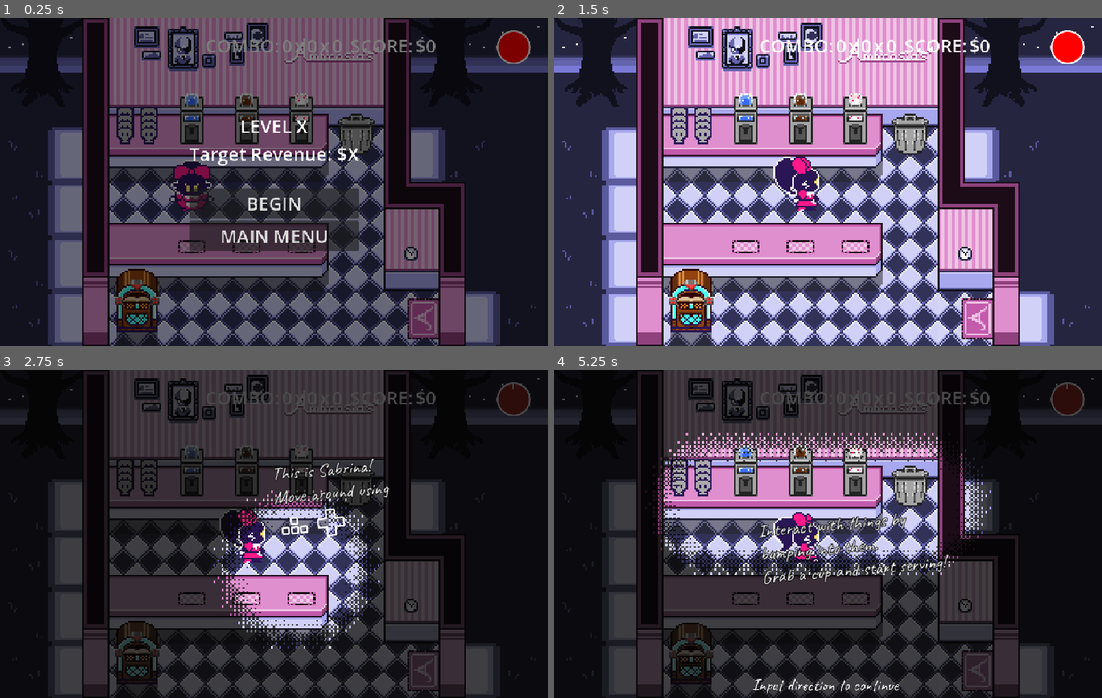
Above: before the commit, frames 1-4 (two rows, left to right).
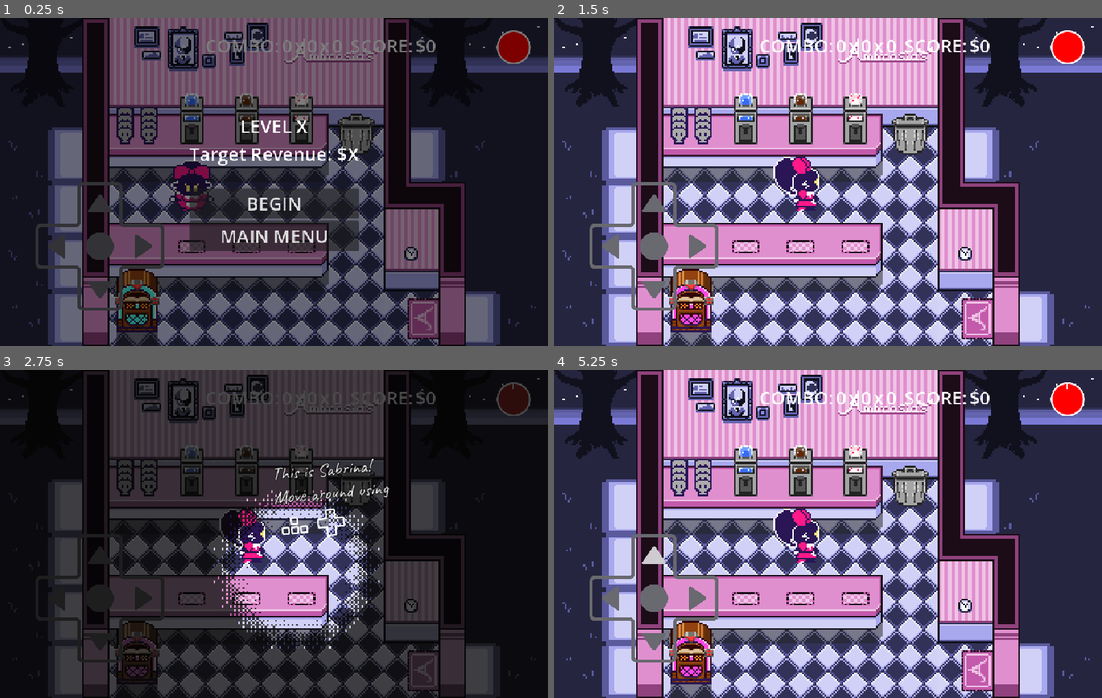
Above: after the commit, the same moments.

Repository: paperman5/godot-wild-95
Game: Godot game, scene res://map/levels/level_1.tscn
Same seed, same stepped clock (60 frames per second), same inputs: the game is played once before the commit and once after it.
Inputs (mouse positions are in pixels of both pictures, inside the frame that each line leads up to):
- Up to frame 1 (0.25 s): no input
- Up to frame 2 (1.5 s): click "BEGIN" at 0.5 s; tap Enter at 1.25 s; move the mouse to (948, 165) at 1.27 s; hold D (move_right) from 1.28 s (still down); click (948, 165) at 1.42 s
- Up to frame 3 (2.75 s): release D (move_right) at 2 s; drag from (164, 550) to (246, 599) at 2.02 s
- Up to frame 4 (5.25 s): tap Space at 2.75, 4.25 s; move the mouse to (882, 461) at 2.77 s; hold D (move_right) 2.78-3.5 s; click (882, 461) at 2.92 s; tap Enter at 3.5, 5 s; drag from (800, 599) to (663, 484) at 3.52 s; move the mouse to (992, 583) at 4.27 s; hold A (move_left) 4.28-5 s; click (992, 583) at 4.42 s; drag from (663, 484) to (745, 452) at 5.02 s

The runs differ from the first frame. In frame 1, 1.5% of the frame differs, in the area x 6-30%, y 50-90%; in frame 2, 2.0%; in frame 3, 1.4%; in frame 4, 72%, in the area x 0-100%, y 0-100%.

Commit message:
Support variable BPM audio

Diff:
--- /dev/null
+++ b/audio/GSISP_Level1_V1.tres
@@ -0,0 +1,16 @@
+[gd_resource type="Resource" script_class="MultiBPMAudioStream" format=3 uid="uid://dcun3ro0r4pu2"]
+
+[ext_resource type="Script" uid="uid://dee648284g1ij" path="res://misc/multi_bpm_audio_stream.gd" id="1_po6se"]
+[ext_resource type="AudioStream" uid="uid://cmoc1ii5ka2ox" path="res://audio/GSISP_Level1_V1.mp3" id="2_po6se"]
+
+[resource]
+script = ExtResource("1_po6se")
+bpm_ranges = Dictionary[float, float]({
+0.0: 120.0,
+8.0: 140.0
+})
+loop = true
+loop_start = 8.0
+loop_end = 75.4
+stream = ExtResource("2_po6se")
+metadata/_custom_type_script = "uid://dee648284g1ij"
--- a/customer/customer.tscn
+++ b/customer/customer.tscn
@@ -586,7 +586,6 @@
 [node name="MusicSyncComponent" parent="." unique_id=1947546521 node_paths=PackedStringArray("animation_player") instance=ExtResource("9_wfglr")]
 unique_name_in_owner = true
 animation_player = NodePath("../AnimationPlayer")
-advance_every_n_frames = 2
 starting_animation = "nightwalker/idle_down"
 
 [connection signal="timeout" from="EatWaitTimer" to="." method="finished_eating"]
--- a/game/game_ui.gd
+++ b/game/game_ui.gd
@@ -12,8 +12,8 @@
 	if OS.has_feature("web_android") or OS.has_feature("web_ios"):
 		dpad.show()
 	else:
-		#dpad.show()
-		dpad.hide()
+		dpad.show()
+		#dpad.hide()
 
 func set_money(value):
 	money_label.text = "$" + str(value)
--- a/game/music_manager.gd
+++ b/game/music_manager.gd
@@ -1,10 +1,11 @@
 extends Node
 
-signal beat(bar : bool)
+signal beat()
 
 @export var music_lofi_hipass_amt := 2000
 @export var music_lofi_drive := 0.5
 @export var music_lofi_fade_time := 0.2
+@export var extra_beats_per_beat := 0
 
 var music_lofi_tweener : Tween
 var music_lofi_mode := false
@@ -17,9 +18,10 @@
 
 var music_bpm := 60.0
 var beat_idx := 0
-var beats_per_bar := 1
+var playback_pos := 0.0
+var next_beat := 0.0
+var current_track : MultiBPMAudioStream
 
-@onready var beat_timer := %BeatTimer as Timer
 @onready var music_player := %MusicPlayer as AudioStreamPlayer
 
 func _ready() -> void:
@@ -29,7 +31,28 @@
 	hipass_filter = AudioServer.get_bus_effect(music_bus_idx, 1)
 	lofi_filter = AudioServer.get_bus_effect(music_bus_idx, 2)
 
-	start_music(music_player.stream)
+func _process(delta: float) -> void:
+	if current_track == null or not music_player.playing:
+		return
+	playback_pos += delta
+	if playback_pos >= next_beat:
+		beat_idx += 1
+		var diff := next_beat - playback_pos
+		next_beat = get_next_beat_time(playback_pos)
+		beat.emit()
+		if current_track.loop and next_beat >= current_track.loop_end:
+			playback_pos = current_track.loop_start + diff
+			music_player.seek(playback_pos)
+			next_beat = get_next_beat_time(playback_pos)
+
+func get_next_beat_time(after_pos : float) -> float:
+	var timestamps : Array[float] = current_track.bpm_ranges.keys()
+	var bpms : Array[float] = current_track.bpm_ranges.values()
+	if after_pos < timestamps[0]:
+		return timestamps[0]
+	var lbi := maxi(0, timestamps.bsearch(after_pos)-1)
+	var n_prev_beats := floori((after_pos - timestamps[lbi]) * bpms[lbi] / 60.0)
+	return float(n_prev_beats + 1) * 60.0 / bpms[lbi] + timestamps[lbi]
 
 func set_music_lofi(enabled : bool):
 	if not music_lofi_mode and enabled:
@@ -53,17 +76,18 @@
 func _set_lofi_enabled(enabled : bool):
 	AudioServer.set_bus_effect_enabled(music_bus_idx, 2, enabled)
 
-func start_music(track : AudioStreamMP3):
-	music_bpm = maxf(20.0, track.bpm)
-	beats_per_bar = maxi(1, track.bar_beats)
+func start_music(track : MultiBPMAudioStream):
+	if track == current_track:
+		return
+	current_track = track
+	for t in current_track.bpm_ranges.keys():
+		current_track.bpm_ranges[t] *= extra_beats_per_beat + 1
+	music_bpm = maxf(20.0, track.bpm_ranges.values()[0])
 	beat_idx = 0
-	music_player.stream = track
-	beat_timer.start(60.0/music_bpm)
+	music_player.stream = track.stream
+	next_beat = get_next_beat_time(0.0)
+	playback_pos = 0.0
 	music_player.play()
-
-func _on_beat_timer_timeout() -> void:
-	beat_idx += 1
-	beat.emit(beat_idx % beats_per_bar == 0)
 
 func set_music_muted(enabled : bool):
 	AudioServer.set_bus_mute(music_bus_idx, enabled)
--- a/game/music_manager.tscn
+++ b/game/music_manager.tscn
@@ -7,14 +7,10 @@
 process_mode = 3
 script = ExtResource("1_8g7w3")
 music_lofi_hipass_amt = 1500
+extra_beats_per_beat = 1
 
 [node name="MusicPlayer" type="AudioStreamPlayer" parent="." unique_id=1974391408]
 unique_name_in_owner = true
 stream = ExtResource("2_bol72")
 bus = &"Music"
 playback_type = 1
-
-[node name="BeatTimer" type="Timer" parent="." unique_id=552957261]
-unique_name_in_owner = true
-
-[connection signal="timeout" from="BeatTimer" to="." method="_on_beat_timer_timeout"]
--- a/game/tutorial_manager.gd
+++ b/game/tutorial_manager.gd
@@ -33,6 +33,12 @@
 
 func _process(_delta: float) -> void:
 	highlight_mat.set_shader_parameter("zoom", Utils.get_view_scale() * Vector2.ONE)
+	if not tutorial_active or input_locked:
+		return
+	for action in ["move_down", "move_right", "move_up", "move_left"]:
+		if Input.is_action_just_pressed(action):
+			tutorial_acknowledged.emit(action)
+			break
 
 func begin_tutorial(tut : TutorialScript):
 	if skip_tutorials:
@@ -143,15 +149,3 @@
 		get_tree().create_timer(lock_time).timeout.connect(_unlock_controls)
 	else:
 		_unlock_controls()
-
-func _input(event: InputEvent) -> void:
-	if not tutorial_active or input_locked:
-		return
-	if event.is_action_pressed("move_down"):
-		tutorial_acknowledged.emit("move_down")
-	elif event.is_action_pressed("move_right"):
-		tutorial_acknowledged.emit("move_right")
-	elif event.is_action_pressed("move_up"):
-		tutorial_acknowledged.emit("move_up")
-	elif event.is_action_pressed("move_left"):
-		tutorial_acknowledged.emit("move_left")
--- a/game/tutorial_manager.tscn
+++ b/game/tutorial_manager.tscn
@@ -93,6 +93,7 @@
 anchor_bottom = 1.0
 grow_horizontal = 2
 grow_vertical = 2
+mouse_filter = 2
 
 [node name="TutorialTextLJ" type="RichTextLabel" parent="Root" unique_id=770464736]
 unique_name_in_owner = true
--- a/game/utils.gd
+++ b/game/utils.gd
@@ -39,7 +39,8 @@
 
 func advance_animation_single_frame(anim : AnimationPlayer):
 	var frame_time := 1.0 / Utils.DEFAULT_ANIM_SPEED
-	var new_time := snappedf(anim.current_animation_position, frame_time) + frame_time + 0.001
+	#var new_time := snappedf(anim.current_animation_position, frame_time) + frame_time + 0.001
+	var new_time := floorf(anim.current_animation_position / frame_time) * frame_time + frame_time + 0.001
 	anim.seek(new_time, true)
 	anim.pause()
 
--- a/map/level.gd
+++ b/map/level.gd
@@ -20,6 +20,7 @@
 @export var customer_icecream_chance := 1.0
 @export var customer_food_chance := 0.0
 @export var next_level := "level_1"
+@export var music : MultiBPMAudioStream
 # TODO: Stats?
 
 var score := 0
@@ -41,6 +42,8 @@
 	for t in all_tables:
 		if is_instance_of(t, Table):
 			tables.append(t)
+
+	MusicManager.start_music(music)
 
 	ui.set_max_time(time_limit)
 	ui.set_time_remaining(time_limit)
--- a/map/levels/level_1.tscn
+++ b/map/levels/level_1.tscn
@@ -1,6 +1,7 @@
 [gd_scene format=4 uid="uid://ssywa7x2dhky"]
 
 [ext_resource type="PackedScene" uid="uid://c8hbelfu3287k" path="res://map/level_base.tscn" id="1_6jxvd"]
+[ext_resource type="Resource" uid="uid://dcun3ro0r4pu2" path="res://audio/GSISP_Level1_V1.tres" id="2_e761b"]
 [ext_resource type="TileSet" uid="uid://c1l35qqps12hs" path="res://map/diner_tiles.tres" id="2_iuesu"]
 [ext_resource type="PackedScene" uid="uid://3nl1cgfi6qaj" path="res://map/ice_cream_glass_dispenser.tscn" id="3_ja74h"]
 [ext_resource type="PackedScene" uid="uid://cbyr57q28oqv3" path="res://map/ice_cream_dispenser.tscn" id="4_1s3v2"]
@@ -10,6 +11,7 @@
 
 [node name="Level1" unique_id=594946845 instance=ExtResource("1_6jxvd")]
 next_level = "level_2"
+music = ExtResource("2_e761b")
 
 [node name="Floor" type="TileMapLayer" parent="." index="0" unique_id=192271352]
 tile_map_data = PackedByteArray("AAAAAAAAAgAAAAAAAAABAAAAAgAAAAAAAAACAAAAAgAAAAAAAAADAAAAAgAAAAAAAAAEAAAAAgAAAAAAAAAAAA …(2160 unchanged characters)…
--- a/map/levels/level_2.tscn
+++ b/map/levels/level_2.tscn
@@ -1,6 +1,7 @@
 [gd_scene format=4 uid="uid://dnv7od3o7m2u"]
 
 [ext_resource type="PackedScene" uid="uid://c8hbelfu3287k" path="res://map/level_base.tscn" id="1_jg4xa"]
+[ext_resource type="Resource" uid="uid://dcun3ro0r4pu2" path="res://audio/GSISP_Level1_V1.tres" id="2_avo2n"]
 [ext_resource type="TileSet" uid="uid://c1l35qqps12hs" path="res://map/diner_tiles.tres" id="2_e8sds"]
 [ext_resource type="PackedScene" uid="uid://3nl1cgfi6qaj" path="res://map/ice_cream_glass_dispenser.tscn" id="3_avo2n"]
 [ext_resource type="PackedScene" uid="uid://cbyr57q28oqv3" path="res://map/ice_cream_dispenser.tscn" id="4_2ux06"]
@@ -10,6 +11,7 @@
 
 [node name="Level2" unique_id=594946845 instance=ExtResource("1_jg4xa")]
 next_level = "level_3"
+music = ExtResource("2_avo2n")
 
 [node name="Floor" type="TileMapLayer" parent="." index="0" unique_id=1684205611]
 z_index = -20
--- a/map/levels/level_3.tscn
+++ b/map/levels/level_3.tscn
@@ -2,6 +2,7 @@
 
 [ext_resource type="PackedScene" uid="uid://c8hbelfu3287k" path="res://map/level_base.tscn" id="1_3dnot"]
 [ext_resource type="TileSet" uid="uid://c1l35qqps12hs" path="res://map/diner_tiles.tres" id="2_a4rac"]
+[ext_resource type="Resource" uid="uid://dcun3ro0r4pu2" path="res://audio/GSISP_Level1_V1.tres" id="2_sc5sv"]
 [ext_resource type="PackedScene" uid="uid://3nl1cgfi6qaj" path="res://map/ice_cream_glass_dispenser.tscn" id="3_sc5sv"]
 [ext_resource type="PackedScene" uid="uid://cbyr57q28oqv3" path="res://map/ice_cream_dispenser.tscn" id="4_t3kdf"]
 [ext_resource type="PackedScene" uid="uid://b601qwcmx8o72" path="res://map/trash_can.tscn" id="5_lo52u"]
@@ -11,6 +12,7 @@
 
 [node name="Level3" unique_id=594946845 instance=ExtResource("1_3dnot")]
 customer_food_chance = 0.25
+music = ExtResource("2_sc5sv")
 
 [node name="Floor" type="TileMapLayer" parent="." index="0" unique_id=1684205611]
 z_index = -20
--- /dev/null
+++ b/misc/multi_bpm_audio_stream.gd
@@ -0,0 +1,8 @@
+class_name MultiBPMAudioStream
+extends Resource
+
+@export var bpm_ranges : Dictionary[float, float] = {}
+@export var loop := false
+@export var loop_start := 0.0
+@export var loop_end := 0.0
+@export var stream : AudioStreamMP3
--- a/misc/music_sync_component.gd
+++ b/misc/music_sync_component.gd
@@ -25,7 +25,7 @@
 	if starting_animation != "":
 		animation_player.current_animation = starting_animation
 
-func _on_music_beat(_bar : bool):
+func _on_music_beat():
 	beat_idx = (beat_idx + 1) % advance_every_n_beats
 	if beat_idx != 0:
 		return
Not shown, added: audio/GSISP_Level1_V1.mp3.import
Not shown, added: audio/GSISP_Level1_Vamp.mp3.import
Not shown, added: misc/multi_bpm_audio_stream.gd.uid
Not shown, added: audio/GSISP_Level1_V1.mp3
Not shown, added: audio/GSISP_Level1_Vamp.mp3
